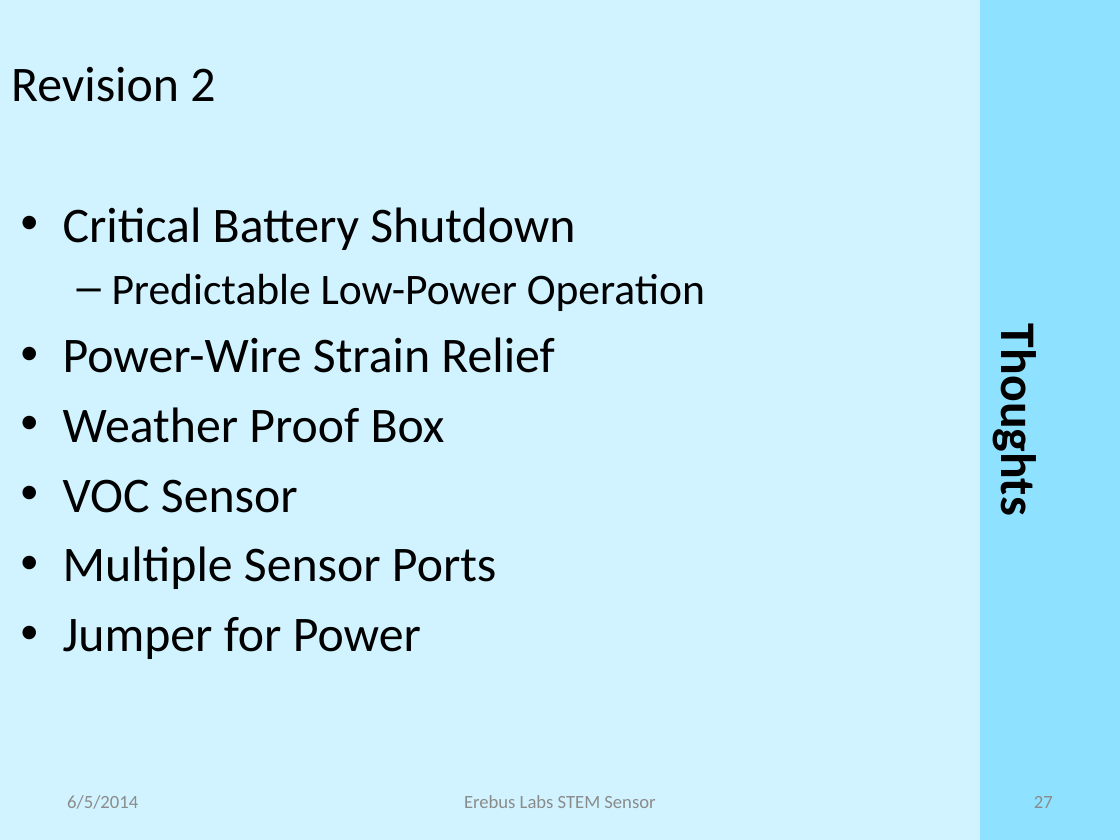
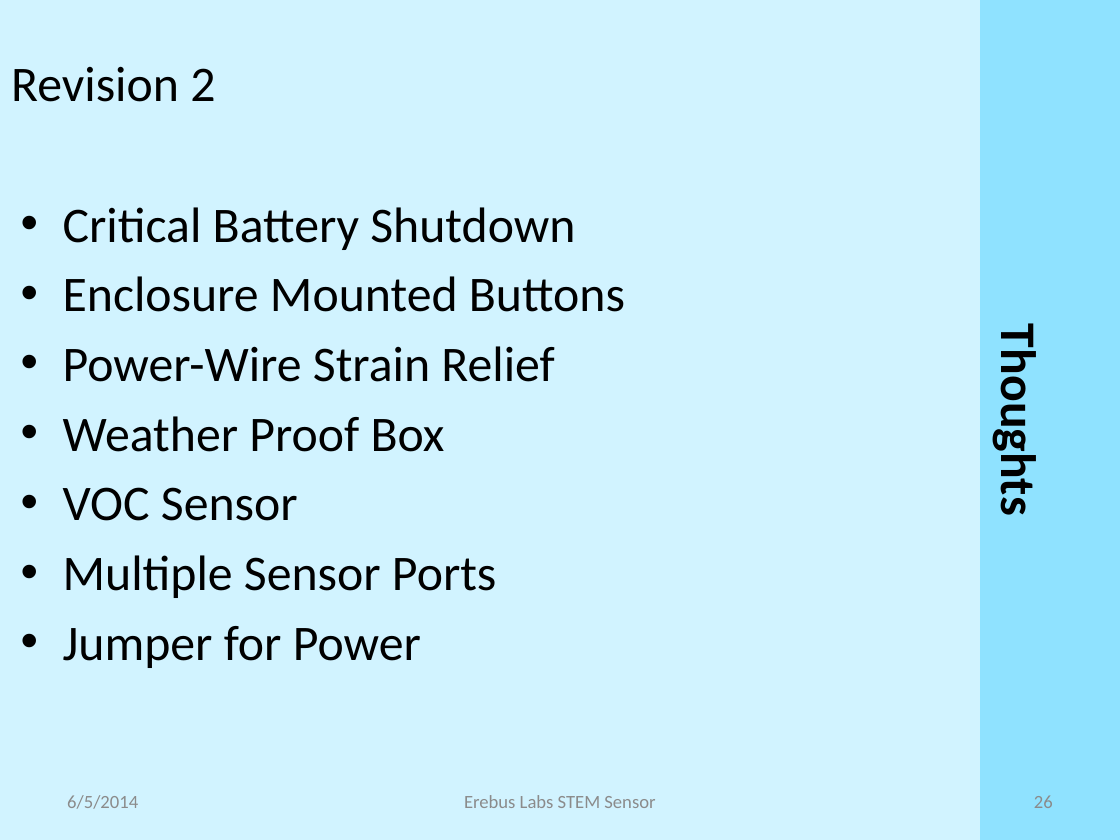
Before and after one commit to erebus-labs/PSU-VOC-SENSOR-2K14, a slide deck: slide 26 of Documents/source_documents/Presentation.pptx (slide 27 before the commit). Drawn at 1120x840 pixels with LibreOffice and Linux fonts; fonts in the diff are those of the drawing. Boxes give left, top, right and bottom in pixels: in the first picture for what was removed or moved away, otherwise in the second. Text is boxed around its words. In the diff, an @@ line names an element or a change of style, - is before the commit and + after.

```diff
--- a/Documents/source_documents/Presentation.pptx
+++ b/Documents/source_documents/Presentation.pptx
@@ text at box(63, 276, 625, 312): text changed; size 28 to 32 pt @@
-  – Predictable Low-Power Operation
+• Enclosure Mounted Buttons
@@ page number at box(1034, 795, 1053, 808): text changed @@
-27
+26
```
Also in this commit, not shown: 12 other slides changed, 1 slide removed.
